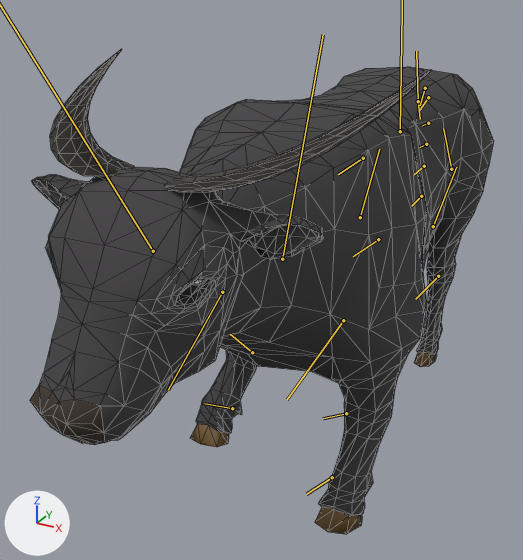
A saved change to the glTF model priv/models/water_buffalo.far.glb.
Both versions are drawn from a camera (50 mm lens) standing at (0.92, -2.06, 1.64) and looking at (-0.16, -0.09, 0.66). Arrows for +X, +Y and +Z are at lower left; the lights stay in place. The picture after the commit comes second. Both versions are drawn at frame 27 of the action 'walk'; the numbers are the values there. The bones that bend it are drawn over the model as lines. Mesh edges are drawn as thin lines.

Names of what the first picture shows: 'buffalo_mesh'.
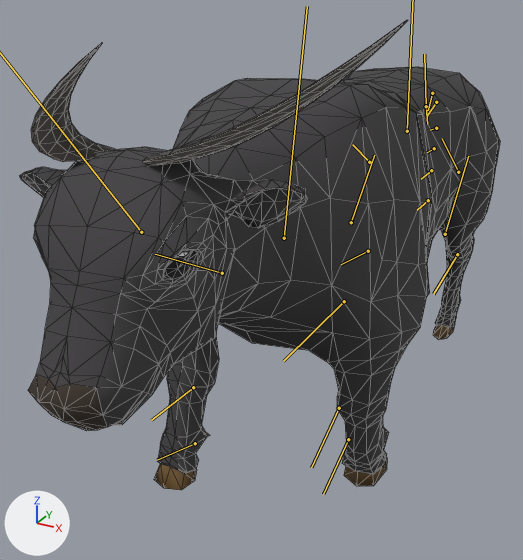
Changed parts and their boxes [x1, y1, x2, y2] in the pictures (523 x 560 px):
'buffalo_mesh', posed: before [30, 49, 494, 534]; after [20, 20, 500, 490]
bone 'pelvis', root to tip: before (418, 101) to (416, 51); after (426, 106) to (424, 54)
bone 'neck_01', root to tip: before (282, 259) to (323, 34); after (284, 238) to (307, 6)
bone 'front_upper_l', root to tip: before (343, 320) to (287, 399); after (344, 301) to (283, 361)
bone 'front_lower_l', root to tip: before (346, 413) to (323, 418); after (339, 408) to (311, 467)
bone 'front_foot_l', root to tip: before (332, 477) to (306, 494); after (348, 439) to (323, 494)
bone 'front_upper_r', root to tip: before (222, 292) to (168, 390); after (222, 273) to (155, 254)
bone 'front_lower_r', root to tip: before (252, 352) to (230, 334); after (193, 387) to (151, 420)
bone 'front_foot_r', root to tip: before (232, 408) to (204, 403); after (195, 443) to (157, 460)
bone 'tail_01', root to tip: before (418, 101) to (420, 119); after (426, 106) to (427, 124)
bone 'tail_07', root to tip: before (421, 196) to (411, 206); after (428, 200) to (417, 210)
bone 'hind_upper_l', root to tip: before (451, 169) to (443, 128); after (458, 172) to (442, 138)
bone 'hind_lower_l', root to tip: before (433, 226) to (456, 167); after (445, 234) to (468, 156)
bone 'hind_foot_l', root to tip: before (438, 276) to (415, 299); after (457, 254) to (433, 294)
bone 'hind_upper_r', root to tip: before (363, 158) to (338, 174); after (369, 162) to (352, 144)
bone 'hind_lower_r', root to tip: before (360, 217) to (379, 149); after (351, 222) to (374, 155)
bone 'hind_foot_r', root to tip: before (378, 239) to (353, 256); after (368, 251) to (341, 264)

The edits, one by one:
Bone 'pelvis' (bone_pelvis) moves from (0.0, -0.024, 0.01) to (0.03, -0.048, 0.004).
Bone 'pelvis' (bone_pelvis) turns from (0, 0, 0) to (-6, -1, 2) degrees about its own x, y and z.
Bone 'spine_01' (bone_spine_01) turns from (0, 0, 0) to (2, 0, -1) degrees about its own x, y and z.
Bone 'neck_01' (bone_neck_01) turns from (0, 0, 0) to (6, -2, 4) degrees about its own x, y and z.
Bone 'head' (bone_head) turns from (0, 0, 0) to (0, 1, 1) degrees about its own x, y and z.
Bone 'front_upper_l' (bone_front_upper_l) turns from (14, 0, 0) to (9, 0, 0) degrees about its own x, y and z.
Bone 'front_lower_l' (bone_front_lower_l) turns from (-47, 0, 0) to (17, 0, 0) degrees about its own x, y and z.
Bone 'front_foot_l' (bone_front_foot_l) turns from (33, 0, 0) to (22, 0, -1) degrees about its own x, y and z.
Bone 'front_upper_r' (bone_front_upper_r) turns from (35, 0, 0) to (-21, 0, 0) degrees about its own x, y and z.
Bone 'front_lower_r' (bone_front_lower_r) turns from (-85, 0, 0) to (17, 0, 0) degrees about its own x, y and z.
Bone 'front_foot_r' (bone_front_foot_r) turns from (37, 0, 0) to (10, 1, -1) degrees about its own x, y and z.
Bone 'tail_01' (bone_tail_01) turns from (0, 0, 0) to (6, 1, 1) degrees about its own x, y and z.
Bone 'tail_07' (bone_tail_07) turns from (0, 0, 0) to (0, -2, 1) degrees about its own x, y and z.
Bone 'hind_upper_l' (bone_hind_upper_l) turns from (-30, 0, 0) to (-17, 4, 3) degrees about its own x, y and z.
Bone 'hind_lower_l' (bone_hind_lower_l) turns from (-16, 0, 0) to (-33, 8, 2) degrees about its own x, y and z.
Bone 'hind_foot_l' (bone_hind_foot_l) turns from (14, 0, 0) to (4, -2, -1) degrees about its own x, y and z.
Bone 'hind_upper_r' (bone_hind_upper_r) turns from (19, 0, 0) to (-4, -5, -4) degrees about its own x, y and z.
Bone 'hind_lower_r' (bone_hind_lower_r) turns from (10, 0, 0) to (-14, -3, -1) degrees about its own x, y and z.
Bone 'hind_foot_r' (bone_hind_foot_r) turns from (-9, 0, 0) to (-7, 2, 0) degrees about its own x, y and z.
